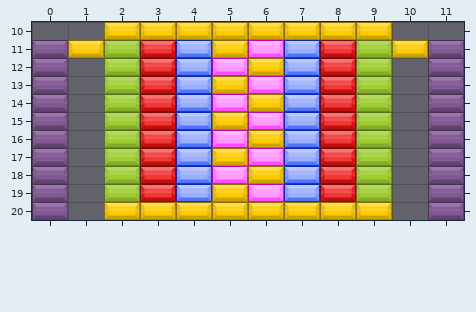
Two versions of a level (Tiled map, resource-sources/levels.tmx). This is how it looked before the edit.
Cells are 64x32 px. Shown: x 0..11, y 10..20.
After:
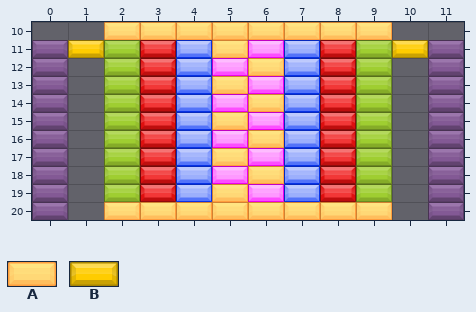
Key: from "bricks": A 4, B 9.
_ is an empty cell, . an unchanged one.
Edits made:
--- layer "level19"
@@ x 2..9 @@
-10 BBBBBBBB
-11 ...B....
-12 ....B...
-13 ...B....
-14 ....B...
-15 ...B....
-16 ....B...
-17 ...B....
-18 ....B...
-19 ...B....
-20 BBBBBBBB
+10 AAAAAAAA
+11 ...A....
+12 ....A...
+13 ...A....
+14 ....A...
+15 ...A....
+16 ....A...
+17 ...A....
+18 ....A...
+19 ...A....
+20 AAAAAAAA
